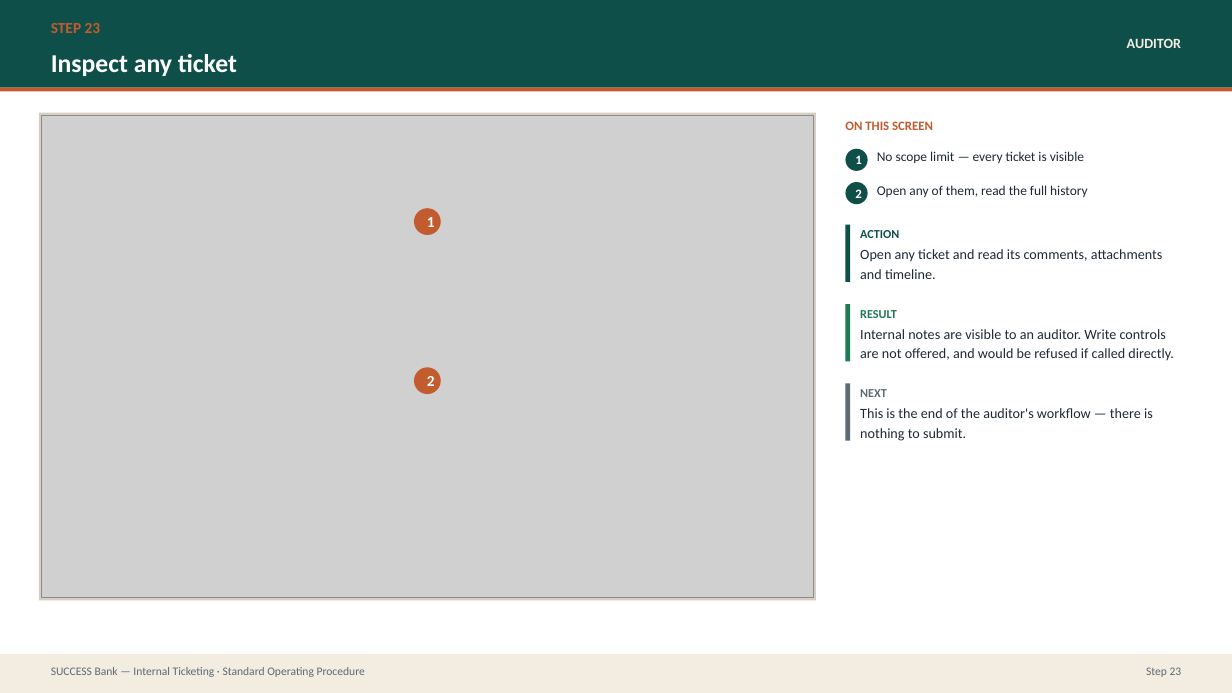
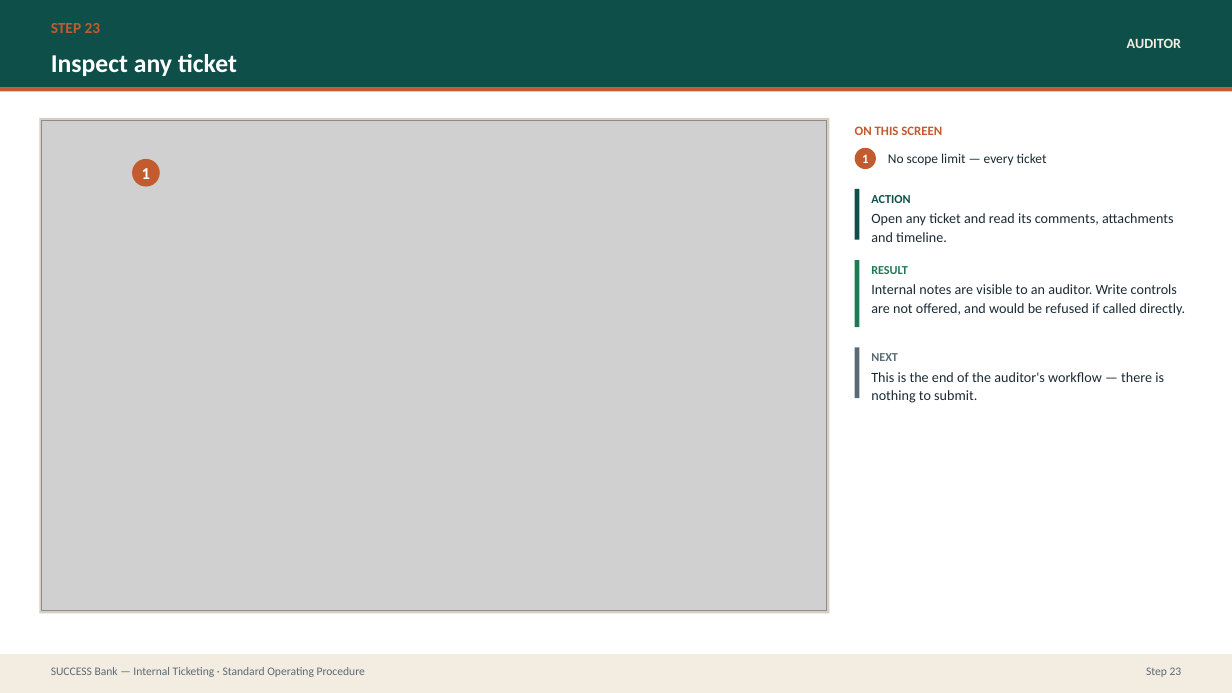
Before and after one commit to prajwal-patil-hub/Internal-Banking-Ticketing-System, a slide deck: slide 42 of docs/sop/SUCCESS-Bank-Ticketing-SOP.pptx. Drawn at 1232x693 pixels with LibreOffice and Linux fonts; fonts in the diff are those of the drawing; grey boxes stand for pictures. Boxes give left, top, right and bottom in pixels: in the first picture for what was removed or moved away, otherwise in the second. Text is boxed around its words. In the diff, an @@ line names an element or a change of style, - is before the commit and + after.

```diff
--- a/docs/sop/SUCCESS-Bank-Ticketing-SOP.pptx
+++ b/docs/sop/SUCCESS-Bank-Ticketing-SOP.pptx
@@ rectangle: place and size @@
-rectangle at (39, 113, 816, 601)
+rectangle at (39, 117, 829, 613)
@@ picture: place and size @@
-picture at (42, 116, 813, 598)
+picture at (42, 120, 827, 611)
@@ text "ON THIS SCREEN": place and size @@
-text "ON THIS SCREEN" at (845, 121, 933, 130)
+text "ON THIS SCREEN" at (855, 126, 942, 135)
@@ ellipse "1": place and size @@
-ellipse "1" at (846, 149, 868, 171)
+ellipse "1" at (855, 148, 876, 169)
@@ ellipse "1" at (855, 148, 876, 169): fill #0E4F4A to #C25B2E @@
@@ ellipse "1": place and size @@
-ellipse "1" at (414, 208, 441, 235)
+ellipse "1" at (132, 159, 160, 187)
@@ ellipse "1" at (132, 159, 160, 187): size 12 to 13 pt @@
@@ text at (888, 153, 1047, 165): text changed @@
-No scope limit — every ticket is visible
+No scope limit — every ticket
@@ ellipse removed at (846, 182, 868, 204) @@
-2
@@ rectangle: place and size @@
-rectangle at (846, 225, 850, 282)
+rectangle at (855, 189, 860, 239)
@@ text "ACTION": place and size @@
-text "ACTION" at (860, 230, 899, 238)
+text "ACTION" at (871, 195, 910, 203)
@@ text "Open any ticket and read ...": place and size @@
-text "Open any ticket and read ..." at (860, 249, 1163, 279)
+text "Open any ticket and read ..." at (871, 213, 1174, 242)
@@ text removed at (877, 185, 1087, 197) @@
-Open any of them, read the full history
@@ rectangle: place and size @@
-rectangle at (846, 304, 850, 361)
+rectangle at (855, 260, 860, 326)
@@ text "RESULT": place and size @@
-text "RESULT" at (860, 310, 897, 318)
+text "RESULT" at (871, 266, 908, 274)
@@ text "Internal notes are visible to ...": place and size @@
-text "Internal notes are visible to ..." at (860, 329, 1173, 361)
+text "Internal notes are visible to ..." at (871, 284, 1185, 316)
@@ rectangle: place and size @@
-rectangle at (846, 384, 850, 441)
+rectangle at (855, 348, 860, 398)
@@ text "NEXT": place and size @@
-text "NEXT" at (860, 389, 887, 397)
+text "NEXT" at (871, 353, 898, 361)
@@ ellipse removed at (414, 368, 441, 395) @@
-2
@@ line spacing 1.15 to 1.08 in 3 elements at (871, 284, 1185, 316), (871, 213, 1174, 242), (871, 372, 1164, 403) @@
@@ text "This is the end of ...": place and size @@
-text "This is the end of ..." at (860, 408, 1153, 441)
+text "This is the end of ..." at (871, 372, 1164, 403)
```
Also in this commit, not shown: 26 other slides changed, 30 other files.
